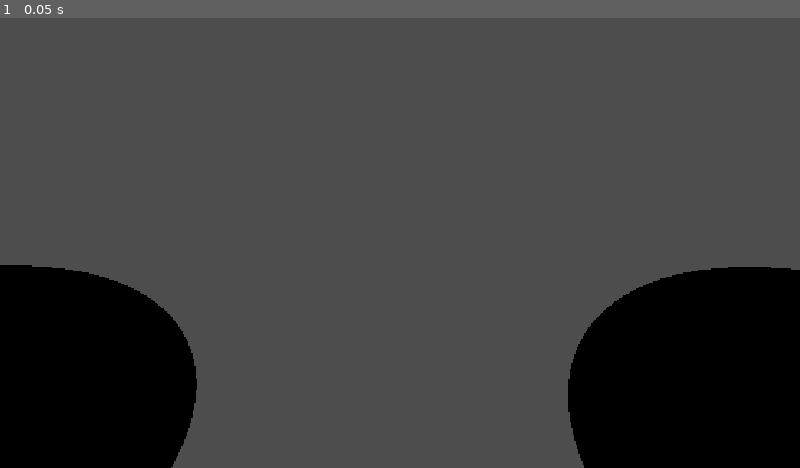
Above: before the commit, frame 1.
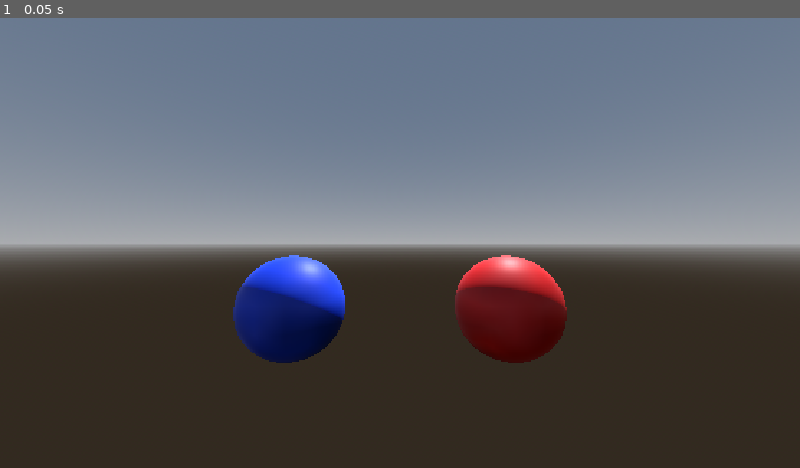
Above: after the commit, the same moment.

Repository: Rodimir909/JUEGO-VR
Game: Godot game, scene res://prueba de camera.tscn
The game is run twice, just before and just after one commit, with the same random seed, the same clock (stepped at 60 frames per second) and the same inputs. The project has no main scene, so this scene is started directly.
Inputs:
- Up to frame 1 (0.05 s): no input

The runs differ from the first frame. In frame 1, 98% of the frame differs, in the area x 0-100%, y 0-100%.
Error before the commit: Invalid call. Nonexistent function 'bound' in base 'PacketPeerUDP'. (res://node.gd:14)

Commit message:
todololxd

Diff:
--- a/node.gd
+++ b/node.gd
@@ -1,52 +1 @@
 extends Node3D
-
-var server := PacketPeerUDP.new()
-var port := 4242
-
-@onready var glove_left: Node3D = $Player/LeftGlove
-@onready var glove_right: Node3D = $Player/RightGlove
-
-# Variables para calcular velocidad de golpe (puño)
-var last_pos_left := Vector3.ZERO
-var last_pos_right := Vector3.ZERO
-
-func _ready() -> void:
-	if server.bound(port) == OK:
-		print("Conectado al servidor de tracking 3D en puerto ", port)
-	else:
-		print("Error al abrir puerto UDP")
-
-func _process(delta: float) -> void:
-	while server.get_available_packet_count() > 0:
-		var packet = server.get_packet()
-		var json_data = JSON.parse_string(packet.get_string_from_utf8())
-
-		if json_data is Array:
-			for hand in json_data:
-				var hand_type = hand["hand"] # "Left" o "Right"
-
-				# Mapear coordenadas normalizadas a tu espacio 3D en Godot
-				# X y Y se invierten/ajustan a la pantalla; Z se usa para profundidad (adelante/atrás)
-				var target_x = (hand["x"] - 0.5) * -10.0  # Ancho del ring
-				var target_y = (hand["y"] - 0.5) * -6.0   # Alto del ring (invertido)
-				var target_z = (hand["z"] * -5.0)         # Profundidad (acercarse a la cámara = golpear)
-
-				if hand_type == "Left":
-					var new_pos = Vector3(target_x, target_y, target_z)
-					calcular_golpe(new_pos, last_pos_left, "Izquierdazo")
-					glove_left.position = glove_left.position.lerp(new_pos, 0.2) # Suavizado
-					last_pos_left = new_pos
-
-				elif hand_type == "Right":
-					var new_pos = Vector3(target_x, target_y, target_z)
-					calcular_golpe(new_pos, last_pos_right, "Derechazo")
-					glove_right.position = glove_right.position.lerp(new_pos, 0.2)
-					last_pos_right = new_pos
-
-func calcular_golpe(current_pos: Vector3, last_pos: Vector3, tipo: String) -> void:
-	var velocidad = current_pos.distance_to(last_pos) / get_process_delta_time()
-
-	# Si la velocidad del guante hacia adelante (eje Z negativo) supera el umbral, es un golpe
-	if velocidad > 15.0 and current_pos.z < last_pos.z:
-		print("¡", tipo, " lanzado con velocidad: ", velocidad, "!")
-		# Aquí activas la Area3D del guante para que detecte colisión con el oponente
--- /dev/null
+++ b/player/player.gd
@@ -0,0 +1,212 @@
+extends CharacterBody3D
+
+# =====================================================================
+# Jugador en PRIMERA PERSONA controlado por webcam (MediaPipe via UDP)
+#   - Brazos  -> guantes
+#   - Cabeza  -> rotacion de camara + esquivar/agacharse
+# Todos los valores de abajo se pueden ajustar desde el Inspector.
+# =====================================================================
+
+@export_group("Red")
+@export var udp_port := 4242
+
+@export_group("Camara - rotacion")
+# Se multiplica el giro real de tu cabeza: como miras la pantalla, giros poco.
+@export var yaw_gain := 1.0
+@export var pitch_gain := 0.8
+@export var roll_gain := 0.3
+@export var max_yaw := 40.0     # grados
+@export var max_pitch := 30.0
+@export var max_roll := 15.0
+@export var angle_deadzone := 2.0   # grados que se ignoran (quita temblor)
+
+@export_group("Camara - movimiento (esquivar)")
+# Metros reales que te mueves * move_gain = metros que se mueve la camara
+@export var move_gain := 1.0
+@export var lean_gain := 0.4    # adelante/atras (es lo mas ruidoso)
+@export var max_sway := 0.30    # izquierda / derecha
+@export var max_duck := 0.45    # agacharse
+@export var max_rise := 0.15    # subir
+@export var max_lean := 0.15    # adelante / atras
+@export var move_deadzone := 0.02   # metros
+
+@export_group("Suavizado")
+# Mas alto = mas rapido y mas ruido. Mas bajo = mas suave y mas lag.
+@export var head_smoothing := 5.0
+@export var glove_smoothing := 30.0
+
+@export_group("Guantes")
+# Metros de juego por cada "ancho de hombros" que se mueve tu muneca.
+# Tu brazo mide ~1.7 anchos de hombros, asi que x=0.65 -> brazo de ~1.1 m.
+@export var glove_scale := Vector3(0.65, 0.65, 0.75)
+@export var min_visibility := 0.5
+@export var lost_timeout := 0.4     # seg sin ver la muneca antes de volver a guardia
+# Donde estan los "hombros" en el espacio del jugador (el guante parte de ahi)
+@export var left_shoulder_anchor := Vector3(-0.25, 0.40, 0.0)
+@export var right_shoulder_anchor := Vector3(0.25, 0.40, 0.0)
+# Posicion de guardia cuando se pierde el tracking
+@export var left_rest := Vector3(-0.25, 0.55, -0.40)
+@export var right_rest := Vector3(0.25, 0.55, -0.40)
+# Limites de recorrido del guante respecto al hombro (en metros)
+@export var glove_limit_min := Vector3(-0.9, -0.7, -1.3)
+@export var glove_limit_max := Vector3(0.9, 0.7, 0.2)
+
+@onready var left_glove: Node3D = $LeftGlove
+@onready var right_glove: Node3D = $RightGlove
+@onready var head: Node3D = $Head
+@onready var camera: Camera3D = $Head/Camera3D
+
+var udp := PacketPeerUDP.new()
+
+var left_target := Vector3.ZERO
+var right_target := Vector3.ZERO
+var left_lost := 0.0
+var right_lost := 0.0
+
+var head_rest := Vector3.ZERO
+var head_target_pos := Vector3.ZERO
+var head_target_rot := Vector3.ZERO   # (pitch, yaw, roll) en radianes
+var head_lost := 0.0
+
+
+func _ready() -> void:
+	var error := udp.bind(udp_port, "127.0.0.1")
+
+	if error != OK:
+		push_error("No se pudo abrir el puerto UDP %d" % udp_port)
+	else:
+		print("Esperando datos de Python en el puerto %d..." % udp_port)
+
+	head_rest = head.position
+	head_target_pos = head_rest
+
+	left_target = left_rest
+	right_target = right_rest
+	left_glove.position = left_rest
+	right_glove.position = right_rest
+
+
+func _exit_tree() -> void:
+	udp.close()
+
+
+func _process(delta: float) -> void:
+	# Nos quedamos solo con el ULTIMO paquete: si Godot se atrasa,
+	# procesar los viejos solo agrega latencia.
+	var latest: Variant = null
+
+	while udp.get_available_packet_count() > 0:
+		var parsed = JSON.parse_string(udp.get_packet().get_string_from_utf8())
+		if typeof(parsed) == TYPE_DICTIONARY:
+			latest = parsed
+
+	left_lost += delta
+	right_lost += delta
+	head_lost += delta
+
+	if latest != null:
+		_read_packet(latest)
+
+	# Si se pierde el tracking, volver a guardia / posicion neutra
+	if left_lost > lost_timeout:
+		left_target = left_rest
+	if right_lost > lost_timeout:
+		right_target = right_rest
+	if head_lost > 0.6:
+		head_target_pos = head_rest
+		head_target_rot = Vector3.ZERO
+
+	_update_gloves(delta)
+	_update_head(delta)
+
+
+# ---------------------------------------------------------------------
+# Lectura del paquete
+# ---------------------------------------------------------------------
+
+func _read_packet(data: Dictionary) -> void:
+
+	var l: Variant = _arm_target(data.get("left"), left_shoulder_anchor)
+	if l != null:
+		left_target = l
+		left_lost = 0.0
+
+	var r: Variant = _arm_target(data.get("right"), right_shoulder_anchor)
+	if r != null:
+		right_target = r
+		right_lost = 0.0
+
+	_read_head(data.get("head"))
+
+
+func _arm_target(arm: Variant, anchor: Vector3) -> Variant:
+
+	if typeof(arm) != TYPE_DICTIONARY or not arm.has("rel") or not arm.has("wrist"):
+		return null
+
+	if float(arm["wrist"]["visibility"]) < min_visibility:
+		return null
+
+	var rel: Dictionary = arm["rel"]
+
+	# rel.x: derecha+ | rel.y: arriba+ | rel.z: negativo = hacia la pantalla
+	# En Godot adelante es -Z, asi que el signo de z ya coincide.
+	var offset := Vector3(
+		float(rel["x"]) * glove_scale.x,
+		float(rel["y"]) * glove_scale.y,
+		float(rel["z"]) * glove_scale.z
+	)
+
+	offset = offset.clamp(glove_limit_min, glove_limit_max)
+
+	return anchor + offset
+
+
+func _read_head(h: Variant) -> void:
+
+	if typeof(h) != TYPE_DICTIONARY or not h.get("valid", false):
+		return
+
+	var yaw := clampf(_deadzone(float(h["yaw"]), angle_deadzone) * yaw_gain, -max_yaw, max_yaw)
+	var pitch := clampf(_deadzone(float(h["pitch"]), angle_deadzone) * pitch_gain, -max_pitch, max_pitch)
+	var roll := clampf(_deadzone(float(h["roll"]), angle_deadzone) * roll_gain, -max_roll, max_roll)
+
+	# Python: yaw+ = giras a tu derecha, pitch+ = miras arriba, roll+ = inclinas a la derecha
+	# Godot:  girar a la derecha = rotation.y NEGATIVO, mirar arriba = rotation.x POSITIVO,
+	#         inclinar a la derecha = rotation.z NEGATIVO
+	head_target_rot = Vector3(
+		deg_to_rad(pitch),
+		deg_to_rad(-yaw),
+		deg_to_rad(-roll)
+	)
+
+	var sway := clampf(_deadzone(float(h["x"]), move_deadzone) * move_gain, -max_sway, max_sway)
+	var rise := clampf(_deadzone(float(h["y"]), move_deadzone) * move_gain, -max_duck, max_rise)
+	var lean := clampf(_deadzone(float(h["z"]), move_deadzone) * lean_gain, -max_lean, max_lean)
+
+	# lean+ = te acercas a la pantalla = camara hacia adelante (-Z)
+	head_target_pos = head_rest + Vector3(sway, rise, -lean)
+
+	head_lost = 0.0
+
+
+func _deadzone(value: float, zone: float) -> float:
+	if absf(value) <= zone:
+		return 0.0
+	return value - signf(value) * zone
+
+
+# ---------------------------------------------------------------------
+# Actualizacion (independiente de los FPS)
+# ---------------------------------------------------------------------
+
+func _update_gloves(delta: float) -> void:
+	var w := 1.0 - exp(-glove_smoothing * delta)
+	left_glove.position = left_glove.position.lerp(left_target, w)
+	right_glove.position = right_glove.position.lerp(right_target, w)
+
+
+func _update_head(delta: float) -> void:
+	var w := 1.0 - exp(-head_smoothing * delta)
+	head.position = head.position.lerp(head_target_pos, w)
+	head.rotation = head.rotation.lerp(head_target_rot, w)
--- a/player/player.tscn
+++ b/player/player.tscn
@@ -1,27 +1,72 @@
 [gd_scene format=3 uid="uid://dp707odycbxuq"]
+
+[ext_resource type="Script" uid="uid://bf3rvsdt0axr5" path="res://player/player.gd" id="1_oul6g"]
+
+[sub_resource type="ProceduralSkyMaterial" id="ProceduralSkyMaterial_oul6g"]
+sky_horizon_color = Color(0.66224277, 0.6717428, 0.6867428, 1)
+ground_horizon_color = Color(0.66224277, 0.6717428, 0.6867428, 1)
+
+[sub_resource type="Sky" id="Sky_rkbax"]
+sky_material = SubResource("ProceduralSkyMaterial_oul6g")
+
+[sub_resource type="Environment" id="Environment_g1dw6"]
+background_mode = 2
+sky = SubResource("Sky_rkbax")
 
 [sub_resource type="CapsuleMesh" id="CapsuleMesh_cjdqc"]
 
 [sub_resource type="CapsuleShape3D" id="CapsuleShape3D_cjdqc"]
 
 [sub_resource type="SphereShape3D" id="SphereShape3D_cjdqc"]
+radius = 0.12
+
+[sub_resource type="StandardMaterial3D" id="StandardMaterial3D_right"]
+albedo_color = Color(0.85, 0.1, 0.1, 1)
+roughness = 0.5
 
 [sub_resource type="SphereMesh" id="SphereMesh_0eft3"]
+material = SubResource("StandardMaterial3D_right")
+radius = 0.12
+height = 0.24
 
 [sub_resource type="SphereShape3D" id="SphereShape3D_oaqsx"]
+radius = 0.12
+
+[sub_resource type="StandardMaterial3D" id="StandardMaterial3D_left"]
+albedo_color = Color(0.1, 0.25, 0.85, 1)
+roughness = 0.5
 
 [sub_resource type="SphereMesh" id="SphereMesh_xhdhp"]
+material = SubResource("StandardMaterial3D_left")
+radius = 0.12
+height = 0.24
 
 [node name="Player" type="CharacterBody3D" unique_id=1988186890]
+script = ExtResource("1_oul6g")
+
+[node name="WorldEnvironment" type="WorldEnvironment" parent="." unique_id=429962750]
+environment = SubResource("Environment_g1dw6")
+
+[node name="DirectionalLight3D" type="DirectionalLight3D" parent="." unique_id=987403208]
+transform = Transform3D(-0.8660254, -0.43301278, 0.25, 0, 0.49999997, 0.86602545, -0.50000006, 0.75, -0.43301266, 0, 0, 0)
+shadow_enabled = true
 
 [node name="MeshInstance3D" type="MeshInstance3D" parent="." unique_id=361518633]
+visible = false
 mesh = SubResource("CapsuleMesh_cjdqc")
 
 [node name="CollisionShape3D" type="CollisionShape3D" parent="." unique_id=1950674586]
 shape = SubResource("CapsuleShape3D_cjdqc")
 
+[node name="Head" type="Node3D" parent="." unique_id=1791550276]
+transform = Transform3D(1, 0, 0, 0, 1, 0, 0, 0, 1, 0, 0.7, 0)
+
+[node name="Camera3D" type="Camera3D" parent="Head" unique_id=726571948]
+transform = Transform3D(1, 0, 0, 0, 1, 0, 0, 0, 1, 0, 0, 0.22941065)
+fov = 80.0
+
 [node name="RightGlove" type="Area3D" parent="." unique_id=1914997167]
-transform = Transform3D(1, 0, 0, 0, 1, 0, 0, 0, 1, 0.8570597, 0, 1.0657272)
+transform = Transform3D(1, 0, 0, 0, 1, 0, 0, 0, 1, 0.25, 0.55, -0.4)
 
 [node name="CollisionShape3D" type="CollisionShape3D" parent="RightGlove" unique_id=1311153534]
 shape = SubResource("SphereShape3D_cjdqc")
@@ -30,13 +75,10 @@
 mesh = SubResource("SphereMesh_0eft3")
 
 [node name="LeftGlove" type="Area3D" parent="." unique_id=1318816949]
+transform = Transform3D(1, 0, 0, 0, 1, 0, 0, 0, 1, -0.25, 0.55, -0.4)
 
 [node name="CollisionShape3D" type="CollisionShape3D" parent="LeftGlove" unique_id=917255806]
 shape = SubResource("SphereShape3D_oaqsx")
 
 [node name="MeshInstance3D" type="MeshInstance3D" parent="LeftGlove" unique_id=56206139]
-transform = Transform3D(1, 0, 0, 0, 1, 0, 0, 0, 1, 0.9025686, 0, -1.2344271)
 mesh = SubResource("SphereMesh_xhdhp")
-
-[node name="Camera3D" type="Camera3D" parent="." unique_id=726571948]
-transform = Transform3D(0.0003618757, 0, -0.99999994, 0, 1, 0, 0.99999994, 0, 0.0003618757, 0, 0.5708375, 0)
Not shown, added: player/player.gd.uid
